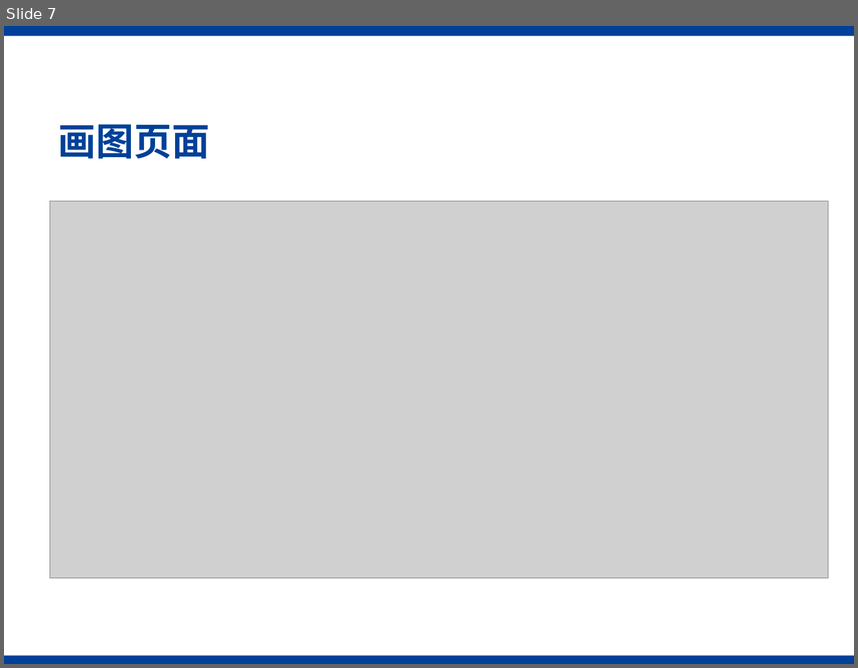
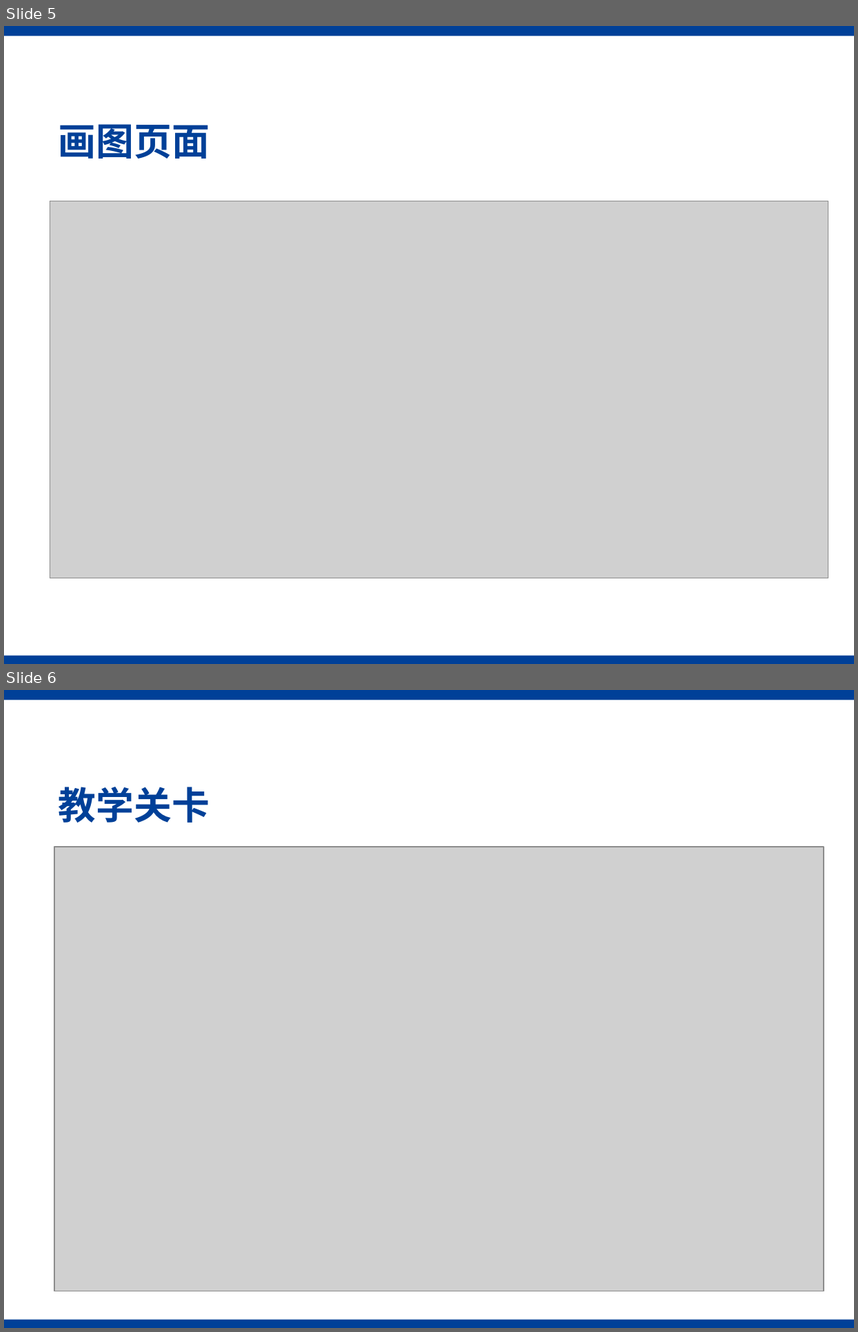
Before and after one commit to SJTU-SEP-21/SEP-21, a slide deck: UIPrototype/答辩ppt修改版.pptx. Shown one above the other, each under a label of ours: slide 7 before the commit, slides 5 and 6 after it. The pictures are 858x668 and 858x1332 pixels, drawn with LibreOffice and Linux fonts; fonts in the diff are those of the drawing; grey boxes stand for pictures; background and template pictures are left out. Boxes give left, top, right and bottom in pixels: in the first picture for what was removed or moved away, otherwise in the second. Text is boxed around its words. In the diff, an @@ line names an element or a change of style, - is before the commit and + after.

```diff
--- a/UIPrototype/答辩ppt修改版.pptx
+++ b/UIPrototype/答辩ppt修改版.pptx
@@ slide 6 added at (4, 690, 854, 1328), background #FFFFFF; not listed: 2 template elements that a slide beside it also shows @@
@@ title added at (59, 787, 210, 822), 32 pt, text #004098, bold @@
+教学关卡
@@ picture added at (54, 847, 824, 1290) @@
@@ what was slide 7 is now slide 5 @@
```
Also in this commit, not shown: 5 slides changed, 3 other slides added, 4 slides removed, 3 other files.
